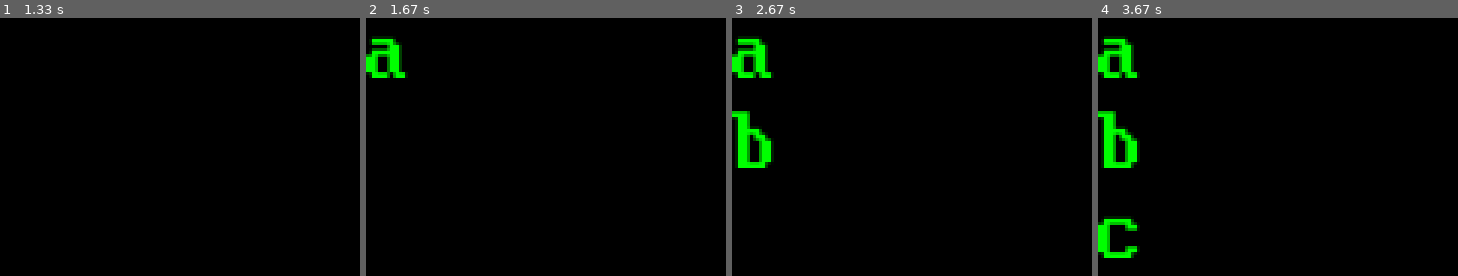
Above: before the commit, frames 1-4 (left to right).
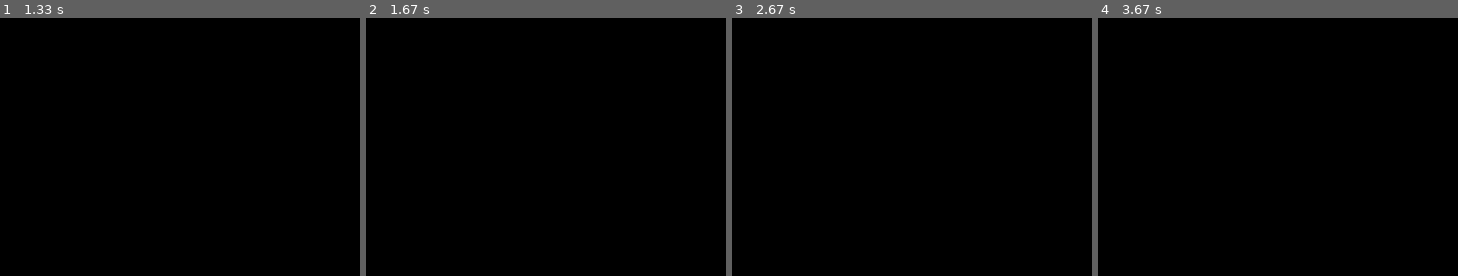
Above: after the commit, the same moments.

Repository: MaximElkinson/Pygame_SuperProject
Game: pygame game, started from игра.py
The game is run twice, just before and just after one commit, with the same random seed, the same clock (stepped at 60 frames per second) and the same inputs.
Inputs (mouse positions are in pixels of both pictures, inside the frame that each line leads up to):
- Up to frame 1 (1.33 s): click "Играть" at 0.38 s; press the mouse at (outside the picture) at 0.7 s; move the mouse to (outside the picture) at 0.8 s; release the mouse at (outside the picture) at 0.93 s
- Up to frame 2 (1.67 s): no input
- Up to frame 3 (2.67 s): no input
- Up to frame 4 (3.67 s): no input

Frame 1 is identical in both runs. In frame 2, 1.3% of the frame differs, in the area x 0-12%, y 6-24%; in frame 3, 2.9%; in frame 4, 4.0%, in the area x 0-12%, y 6-94%.

Commit message:
добавлен класс для кат-сцен

Diff:
--- a/игра.py
+++ b/игра.py
@@ -13,9 +13,9 @@
     global buttons
     del buttons[:]
     a = Cut_Scean((0, 255, 0))
-    a.add_fraze('a')
-    a.add_fraze('b')
-    a.add_fraze('c')
+    a.add_fraze('adfs')
+    a.add_fraze('bsfd')
+    a.add_fraze('csdg')
     a.start(screen)
 
 
@@ -90,21 +90,29 @@
         pygame.time.set_timer(TIMEPRINT, 1000)
         screen.fill(pygame.Color(0, 0, 0))
         running = True
+        x = 0
         y = 0
         s = 0
+        l = 0
         while running:
             for event1 in pygame.event.get():
                 if event1.type == pygame.QUIT:
                     running = False
                 if event1.type == TIMEPRINT:
-                    font = pygame.font.Font("cool pixel font.ttf", 30)
-                    text = font.render(self.frazes[s], True, self.color)
-                    screen.blit(text, (0, y))
-                    s += 1
-                    y += 30
-                    pygame.display.flip()
-                    if s == len(self.frazes):
-                        running = False
+                    if s < len(self.frazes):
+                        font = pygame.font.Font("cool pixel font.ttf", 30)
+                        text = font.render(self.frazes[s][l], True, self.color)
+                        screen.blit(text, (x, y))
+                        l += 1
+                        x += 15
+                        pygame.display.flip()
+                        if l == len(self.frazes[s]):
+                            s += 1
+                            l = 0
+                            x = 0
+                            y += 30
+                if event1.type == pygame.MOUSEBUTTONUP:
+                    running = False
 
 
 if __name__ == '__main__':
